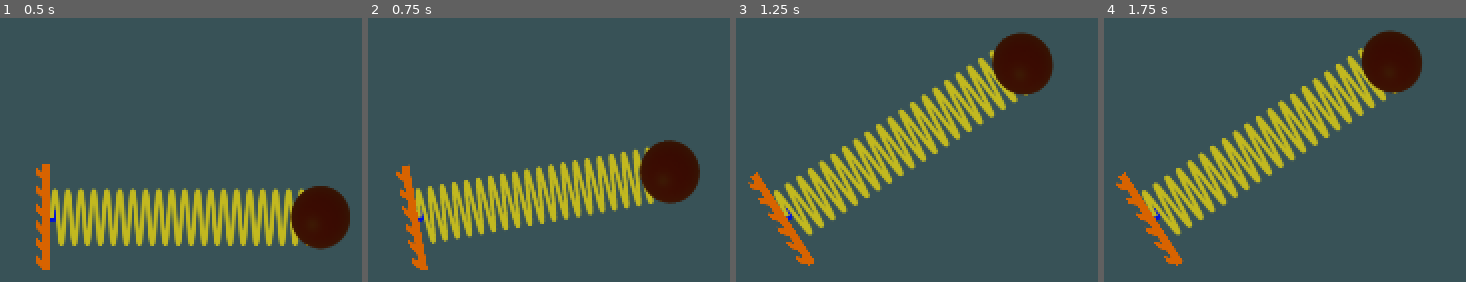
Above: before the commit, frames 1-4 (left to right).
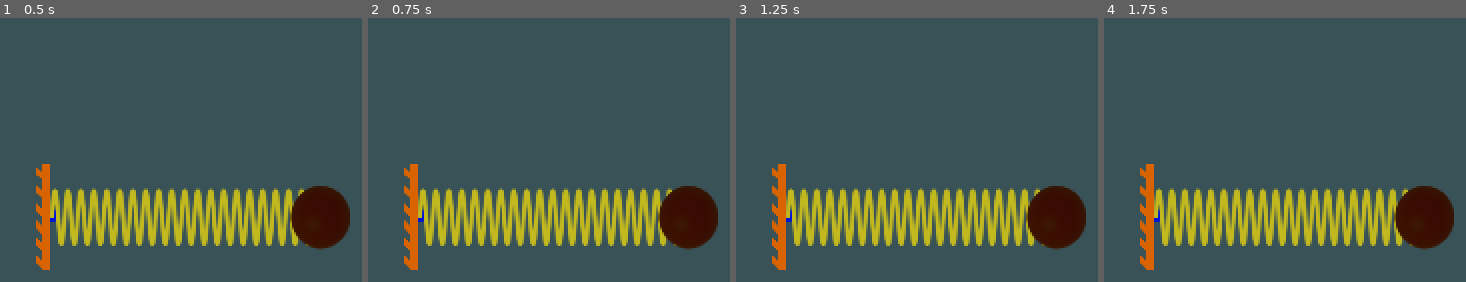
Above: after the commit, the same moments.

Repository: dushya50/simple-spring-godot
Game: Godot game, scene res://Node2D.tscn
Same seed, same stepped clock (60 frames per second), same inputs: the game is played once before the commit and once after it.
Inputs (mouse positions are in pixels of both pictures, inside the frame that each line leads up to):
- Up to frame 1 (0.5 s): no input
- Up to frame 2 (0.75 s): tap Enter at 0.5 s; drag from (690, 218) to (628, 78) at 0.52 s
- Up to frame 3 (1.25 s): no input
- Up to frame 4 (1.75 s): drag from (outside the picture) to (1393, 62) at 1.27 s

Frame 1 is identical in both runs. In frame 2, 19% of the frame differs, in the area x 7-97%, y 46-96%; in frame 3, 27%; in frame 4, 27%, in the area x 3-97%, y 4-96%.

Commit message:
deleted unused variables from script and changed ball.position.x with ball.position.length() in the formula for acceleration

Diff:
--- a/hook.gd
+++ b/hook.gd
@@ -1,49 +1,43 @@
 extends Sprite
 
+
 onready var spring = $spring
-#onready var hook = $hook
 onready var ball = $ball
-var ball_position = Vector2()
 var ball_velocity = 0
 var ball_acceleration = 0
 var spring_length_initial = 1
 var spring_length = 1
-var spring_constant = 100
+var spring_constant = 10
 var mass = 1
 var dragging = false
-var auxiliary_vec = Vector2()
-
 
 func _ready():
-	ball_position = ball.position
-	spring_length_initial = ball_position.length()
+	spring_length_initial = ball.position.length()
 	spring_length = spring_length_initial
 
 
-# Called every frame. 'delta' is the elapsed time since the previous frame.
 func _physics_process(delta):
-	#print(dragging)
-	if dragging and Input.is_action_pressed("left_mouse"):
+	if dragging and Input.is_action_pressed("mouse_left"):
 		look_at(get_global_mouse_position())
 		ball.position = get_local_mouse_position()
-		spring.scale.x = (ball.position.length()+0.000001)*spring.scale.x/spring_length
-		spring_length = ball.position.length()+0.000001
+		spring.scale.x = (ball.position.length()+0.000001)*spring.scale.x/(spring_length+0.000001)
+		spring_length = ball.position.length()
 		ball_acceleration = 0
 		ball_velocity = 0
+	else:
+		ball.position.x += ball_velocity*delta
+		ball_acceleration = -spring_constant*(ball.position.length() - spring_length_initial)/mass
+		ball_velocity += ball_acceleration*delta
+		spring.scale.x = (ball.position.length()+0.000001)*spring.scale.x/(spring_length+0.000001)
+		spring_length = ball.position.length()
+		if ball.position.x < 0.1 and ball_velocity<0:
+			ball.position.x = 0.1
+			ball_velocity = - ball_velocity
 
-	elif not dragging:
-		ball.position.x += ball_velocity*delta
-		ball_acceleration = -spring_constant*(ball.position.x - spring_length_initial)/mass
-		ball_velocity += ball_acceleration*delta
-		spring.scale.x = (ball.position.length()+0.000001)*abs(spring.scale.x)/spring_length
-		spring_length = ball.position.length()+0.000001
-		if ball.position.x<0 and ball_velocity < 0:
-			ball.position.x = 0.1
-			ball_velocity = - abs(ball_velocity)
 
 
 func _on_Area2D_input_event(viewport, event, shape_idx):
-	if Input.is_action_pressed("left_mouse"):
+	if Input.is_action_pressed("mouse_left"):
 		dragging = true
 	else:
 		dragging = false
